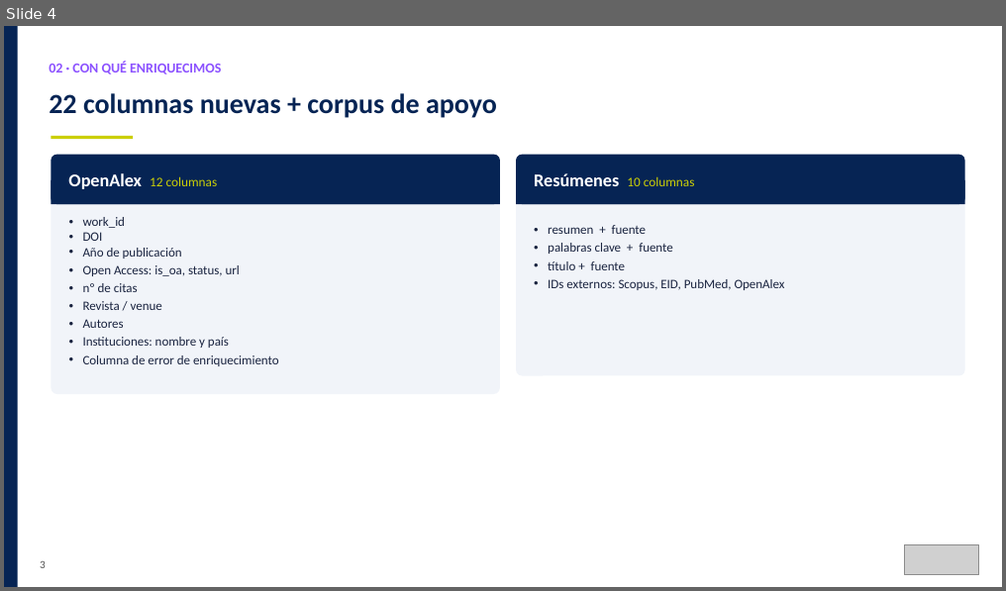
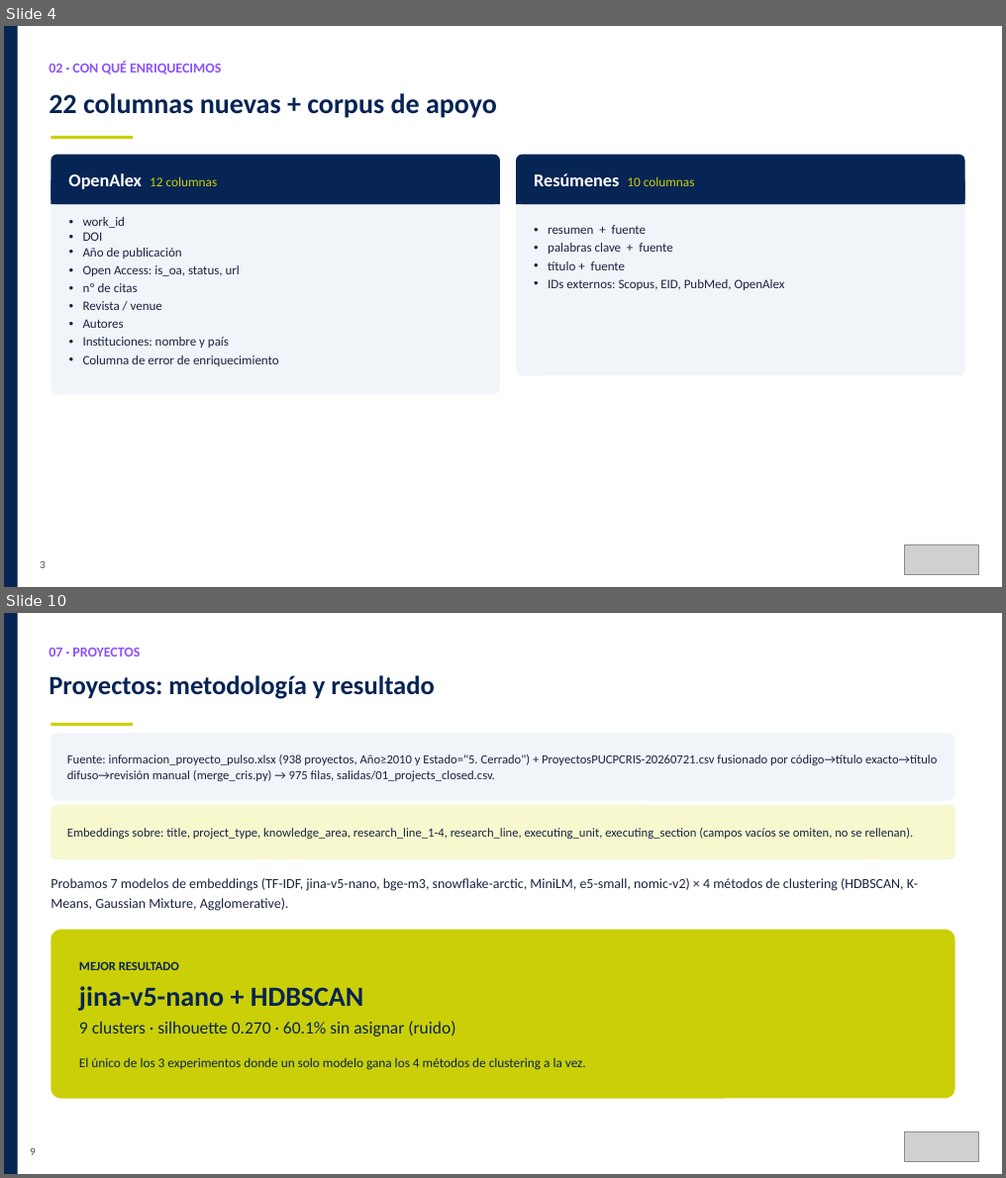
Before and after one commit to Instituto-Pulso-PUCP/LibroBlanco, a slide deck: Slides/Reu_15-08_Libro_Blanco.pptx. Shown one above the other, each under a label of ours: slide 4 before the commit, slides 4 and 10 after it; the slides between them are not shown. The pictures are 1006x591 and 1006x1178 pixels, drawn with LibreOffice and Linux fonts; fonts in the diff are those of the drawing; grey boxes stand for pictures. Boxes give left, top, right and bottom in pixels: in the first picture for what was removed or moved away, otherwise in the second. Text is boxed around its words. In the diff, an @@ line names an element or a change of style, - is before the commit and + after.

```diff
--- a/Slides/Reu_15-08_Libro_Blanco.pptx
+++ b/Slides/Reu_15-08_Libro_Blanco.pptx
@@ slide 10 added at (4,613,1002,1174), background #FFFFFF @@
@@ rectangle added at (4,613,18,1173), fill #062454 @@
@@ text added at (49,648,140,657), 10 pt, text #8C52FF, bold @@
+07 · PROYECTOS
@@ text added at (49,675,434,699), 19 pt, text #062454, bold @@
+Proyectos: metodología y resultado
@@ rectangle added at (51,723,133,726), fill #CBCF07 @@
@@ rounded rectangle added at (51,733,955,801), fill #F1F4F9 @@
@@ text added at (67,755,937,781), 9 pt, text #1A2440 @@
+Fuente: informacion_proyecto_pulso.xlsx (938 proyectos, Año≥2010 y Estado="5. Cerrado") + ProyectosPUCPCRIS-20260721.csv fusionado por código→título exacto→título difuso→revisión manual (merge_cris.py) → 975 filas, salidas/01_projects_closed.csv.
@@ rounded rectangle added at (51,805,955,860), fill #F7F8CE @@
@@ text added at (67,828,914,839), 9 pt, text #1A2440 @@
+Embeddings sobre: title, project_type, knowledge_area, research_line_1-4, research_line, executing_unit, executing_section (campos vacíos se omiten, no se rellenan).
@@ text added at (51,878,918,911), 10 pt, text #1A2440 @@
+Probamos 7 modelos de embeddings (TF-IDF, jina-v5-nano, bge-m3, snowflake-arctic, MiniLM, e5-small, nomic-v2) × 4 métodos de clustering (HDBSCAN, K-Means, Gaussian Mixture, Agglomerative).
@@ rounded rectangle added at (51,930,955,1099), fill #CBCF07 @@
@@ text added at (79,961,586,1070), 9.5 pt, text #062454 @@
+MEJOR RESULTADO
+jina-v5-nano + HDBSCAN
+9 clusters · silhouette 0.270 · 60.1% sin asignar (ruido)
+El único de los 3 experimentos donde un solo modelo gana los 4 métodos de clustering a la vez.
@@ picture added at (904,1132,979,1162) @@
@@ text added at (30,1149,36,1156), 8 pt, text #545454 @@
+9
```
Also in this commit, not shown: 6 slides changed, 6 other slides added, 2 slides removed, 15 other files.
